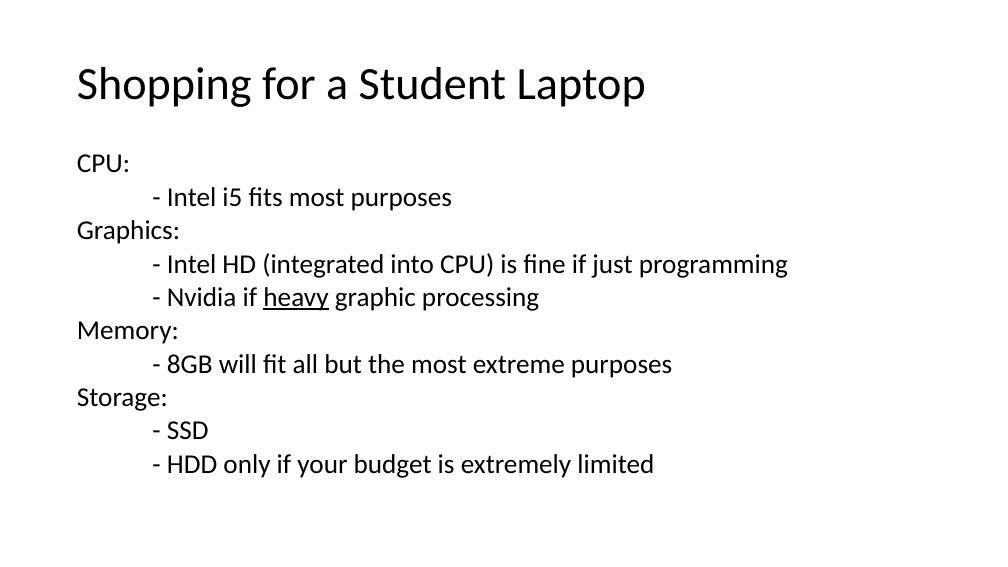
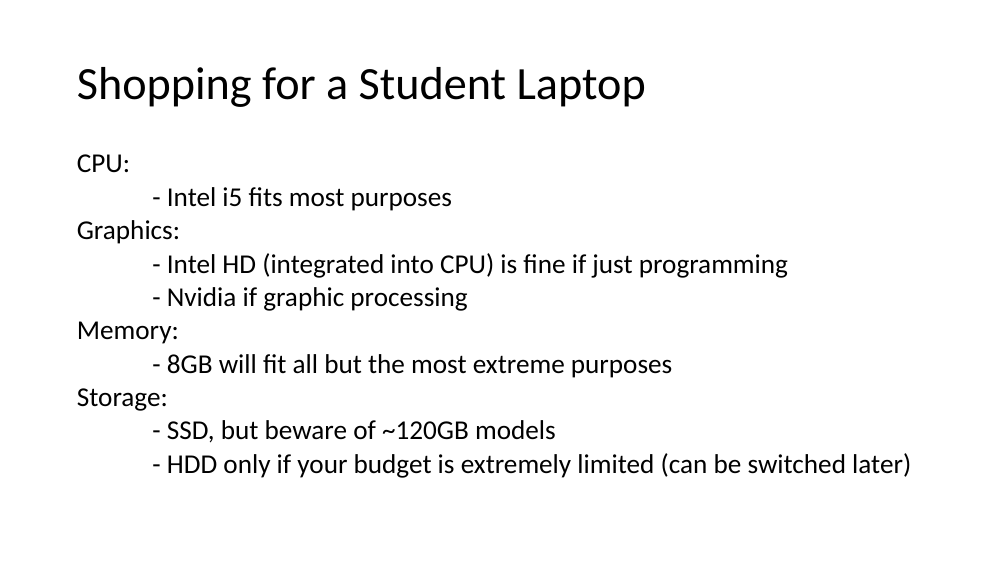
Before and after one commit to kcarta/programming-workshop, a slide deck: slide 48 of Presentations/4. TipsAndTricks.pptx. Drawn at 1008x567 pixels with LibreOffice and Linux fonts; fonts in the diff are those of the drawing. Boxes give left, top, right and bottom in pixels: in the first picture for what was removed or moved away, otherwise in the second. Text is boxed around its words. In the diff, an @@ line names an element or a change of style, - is before the commit and + after.

Commit message:
Update final HW slide in tips and tricks

```diff
--- a/Presentations/4. TipsAndTricks.pptx
+++ b/Presentations/4. TipsAndTricks.pptx
@@ text at <box>167,287,467,311</box>: text changed @@
-- Nvidia if heavy graphic processing
+- Nvidia if graphic processing
@@ text at <box>167,420,911,478</box>: text changed @@
-- SSD
-- HDD only if your budget is extremely limited
+- SSD, but beware of ~120GB models
+- HDD only if your budget is extremely limited (can be switched later)
```
